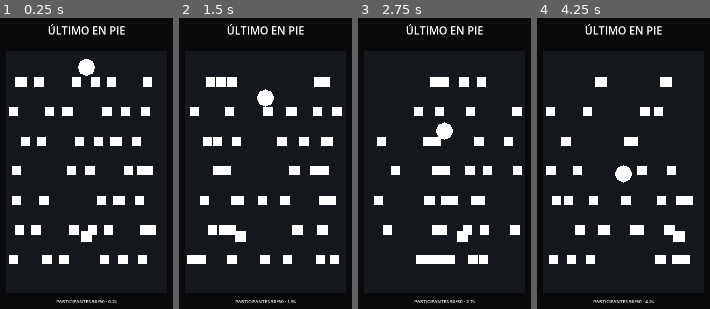
Above: before the commit, frames 1-4 (left to right).
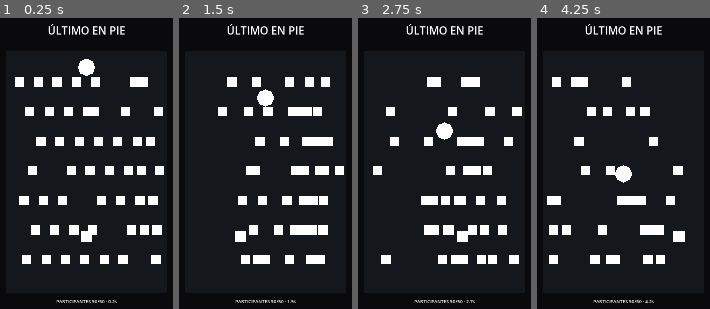
Above: after the commit, the same moments.

Repository: Baltas80/ULTIMO-EN-PIE
Game: Godot game, scene res://scenes/main.tscn
Two runs of this game, one before a commit and one after it. Both use one fixed random seed, a clock stepped at 60 frames per second and the inputs below.
Inputs (mouse positions are in pixels of both pictures, inside the frame that each line leads up to):
- Up to frame 1 (0.25 s): no input
- Up to frame 2 (1.5 s): move the mouse to (307, 151) at 0.52 s; click (307, 151) at 0.67 s; drag from (229, 186) to (265, 90) at 1.27 s
- Up to frame 3 (2.75 s): move the mouse to (463, 96) at 2.02 s; click (463, 96) at 2.17 s
- Up to frame 4 (4.25 s): drag from (614, 236) to (568, 119) at 2.77 s; move the mouse to (678, 218) at 3.52 s; click (678, 218) at 3.67 s

The runs differ from the first frame. In frame 1, 5.8% of the frame differs, in the area x 5-95%, y 20-85%; in frame 2, 7.5%; in frame 3, 6.5%; in frame 4, 7.7%, in the area x 5-91%, y 20-85%.
Error before the commit: Trying to assign an array of type "Array" to a variable of type "Array[Node]". (res://scripts/main.gd:64)
Error after the commit: Trying to assign an array of type "Array" to a variable of type "Array[Node]". (res://scripts/main.gd:66)

Commit message:
refactor: keep explicit player reference for eliminations

Diff:
--- a/scripts/main.gd
+++ b/scripts/main.gd
@@ -12,6 +12,7 @@
 const BOT_LANE_COUNT := 7
 
 var participants: Array[Node] = []
+var player: Node = null
 var match_active := true
 var match_time := 0.0
 var finish_position := 0
@@ -36,7 +37,7 @@
 		_update_status()
 
 func _spawn_player() -> void:
-	var player := PLAYER_SCENE.instantiate()
+	player = PLAYER_SCENE.instantiate()
 	player.position = Vector2(360.0, 900.0)
 	add_child(player)
 	participants.append(player)
@@ -52,6 +53,7 @@
 		bot.lane_y = lane_y
 		bot.phase = phase
 		bot.move_speed = 105.0 + float(index % 5) * 18.0
+		bot.direction_hold_time = 2.6 + float(index % 4) * 0.45
 		add_child(bot)
 		participants.append(bot)
 
@@ -72,15 +74,9 @@
 	if not match_active:
 		return
 	elimination_count += 1
-	if body == _get_player_reference():
+	if body == player:
 		player_eliminated = true
 		finish_position = TOTAL_PARTICIPANTS - elimination_count + 1
-
-func _get_player_reference() -> Node:
-	for child in get_children():
-		if child.scene_file_path == PLAYER_SCENE.resource_path:
-			return child
-	return null
 
 func _end_match() -> void:
 	match_active = false
